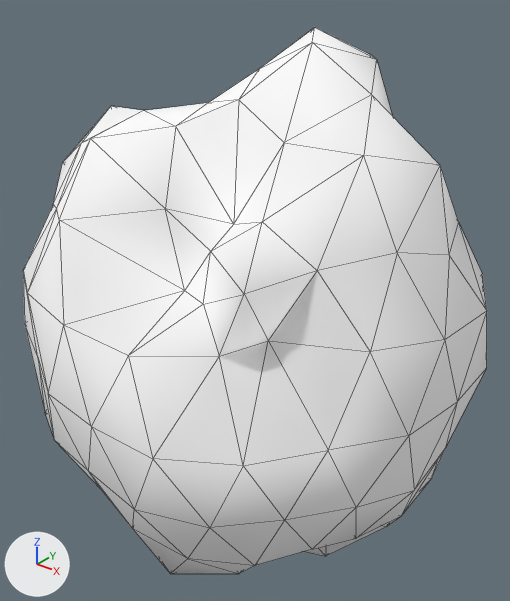
The glTF model assets/asteroids/asteroid_sml_13.glb, before and after one commit.
One viewpoint serves both versions: a 50 mm camera at (1.49, -1.89, 1.28) aimed at (-0.03, 0.02, 0.1). The axes (+X, +Y, +Z) are drawn at lower left. The lights are the same throughout. The first picture is the older version. Mesh edges are drawn as thin lines. Vertices at exactly the same position are counted once.

The older version as bpy lines, for what is in view:
```python
mat_rock_asteroid_sml_13 = principled_material('Rock_asteroid_sml_13')
mat_rock_asteroid_sml_13.base_color = (1.0, 1.0, 1.0)  # white #ffffff
mat_rock_asteroid_sml_13.metallic = 0.0176
mat_rock_asteroid_sml_13.roughness = 0.962
me_icosphere = bpy.data.meshes.new('Icosphere')
me_icosphere.from_pydata(...)  # 162 vertices, 320 faces; spans x -0.84..0.82, y -0.82..0.81, z -1.02..1.07
me_icosphere.materials.append(mat_rock_asteroid_sml_13)  # white #ffffff
ob_asteroid_sml_13 = bpy.data.objects.new('asteroid_sml_13', me_icosphere)
ob_asteroid_sml_13.location = (0.0, 0.0, 0.0)
```
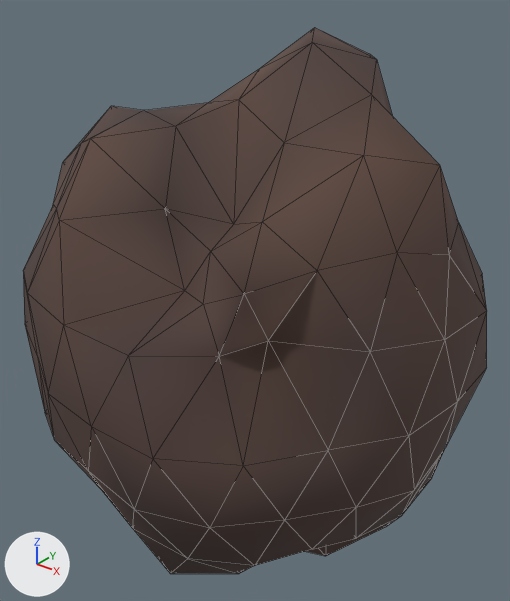
Edits to the scene script, one JSON object a line:
```json
{"block": "mat_rock_asteroid_sml_13", "where": "n0 = _N.new('ShaderNodeBsdfPrincipled'); n0.name = 'Principled BSDF'"}
{"op": "remove", "block": "mat_rock_asteroid_sml_13", "code": "n0.inputs[0].default_value = (1.0, 1.0, 1.0, 1.0)  # 'Base Color', white #ffffff"}
{"op": "set", "path": "n0.inputs[1].default_value", "old": "0.0176", "new": "0.0263", "note": "'Metallic'"}
{"op": "set", "path": "n0.inputs[2].default_value", "old": "0.962", "new": "0.893", "note": "'Roughness'"}
{"op": "add", "block": "mat_rock_asteroid_sml_13", "code": "n2 = _N.new('ShaderNodeVertexColor'); n2.name = 'Color Attribute'"}
{"op": "add", "block": "mat_rock_asteroid_sml_13", "code": "_L.new(n2.outputs[0], n0.inputs[0])  # 'Color' to 'Base Color'"}
{"block": "me_icosphere", "where": "me_icosphere.from_pydata(...)  # 162 vertices, 320 faces; spans x -0.84..0.82, y -0.82..0.81, z -1.02..1.07"}
{"block": "me_icosphere", "where": "# used by ob_asteroid_sml_13; location = (0.0, 0.0, 0.0)"}
{"block": "me_icosphere", "change": "me_icosphere part 1: vertex colours changed"}
```

Where the change shows, as pixel boxes [x1, y1, x2, y2] in the pictures (510 x 601 px):
```json
{"object": "asteroid_sml_13", "change": "recoloured", "before": [23, 28, 487, 574], "after": [23, 28, 487, 574], "on screen": "darker"}
```
